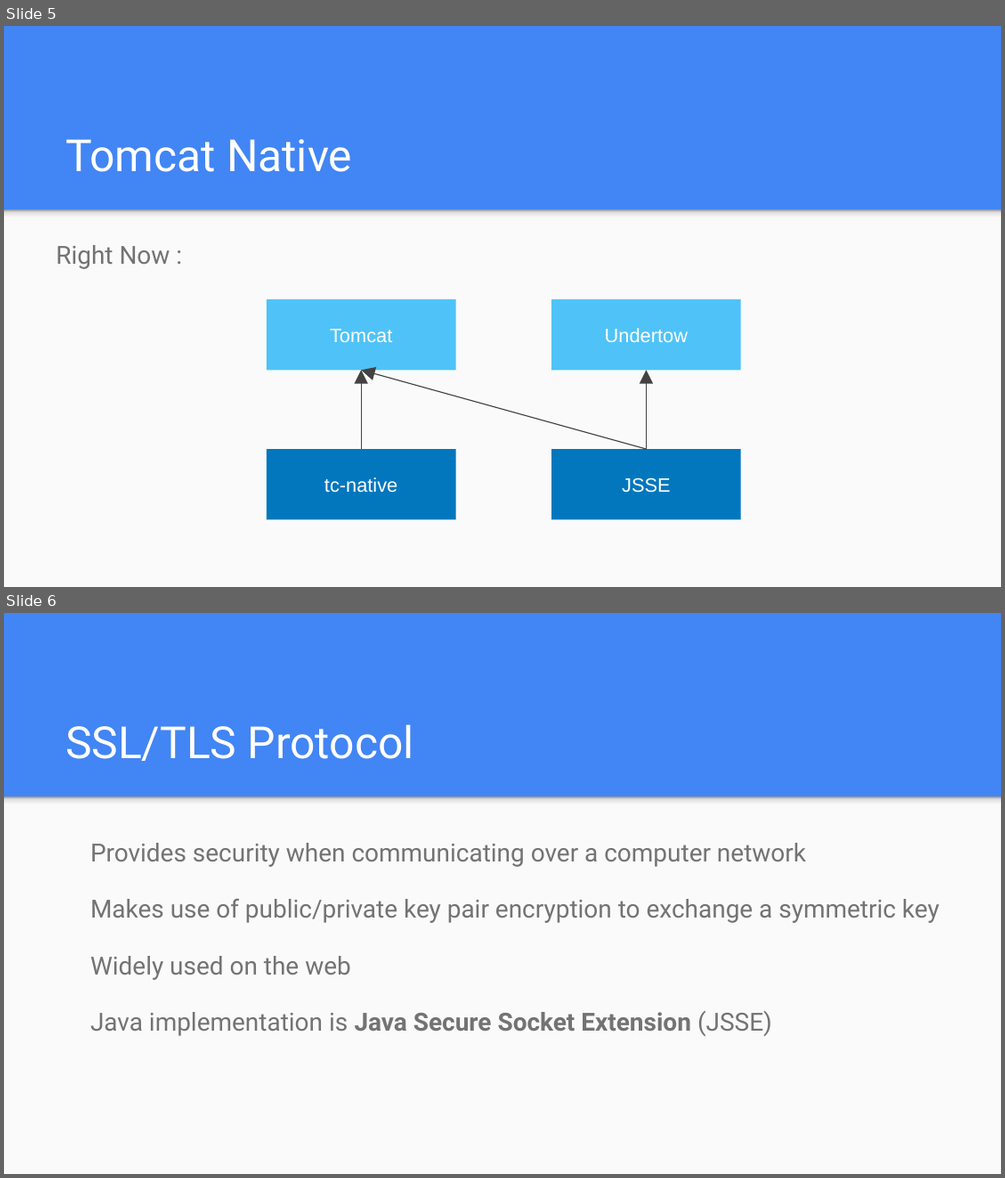
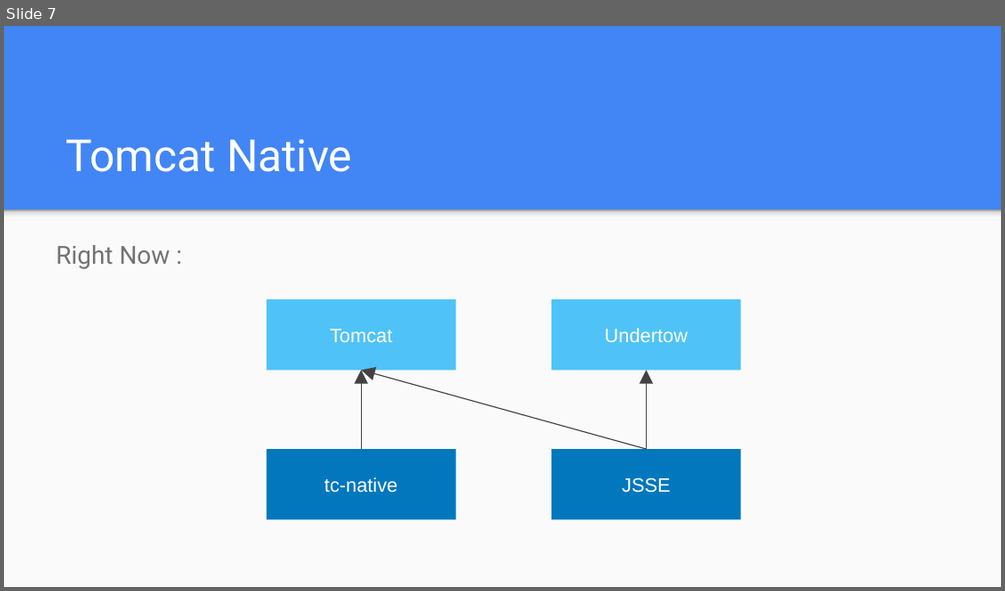
Before and after one commit to jocelynthode/tomcat-native2-doc, a slide deck: initial_presentation.pptx. Shown one above the other, each under a label of ours: slides 5 and 6 before the commit, slide 7 after it. The pictures are 1005x1178 and 1005x591 pixels, drawn with LibreOffice and Linux fonts; fonts in the diff are those of the drawing. Boxes give left, top, right and bottom in pixels: in the first picture for what was removed or moved away, otherwise in the second. Text is boxed around its words. In the diff, an @@ line names an element or a change of style, - is before the commit and + after.

```diff
--- a/initial_presentation.pptx
+++ b/initial_presentation.pptx
@@ slide 6 removed at bbox=[4, 613, 1001, 1174], background #4285F4; not listed: 2 template elements that a slide beside it also shows @@
@@ title removed at bbox=[65, 724, 414, 761] @@
-SSL/TLS Protocol
@@ text removed at bbox=[90, 843, 939, 1036] @@
-Provides security when communicating over a computer network
-Makes use of public/private key pair encryption to exchange a symmetric key
-Widely used on the web
-Java implementation is Java Secure Socket Extension (JSSE)
@@ what was slide 5 is now slide 7 @@
```
Also in this commit, not shown: 6 slides changed, 2 other slides removed, 1 other file.
